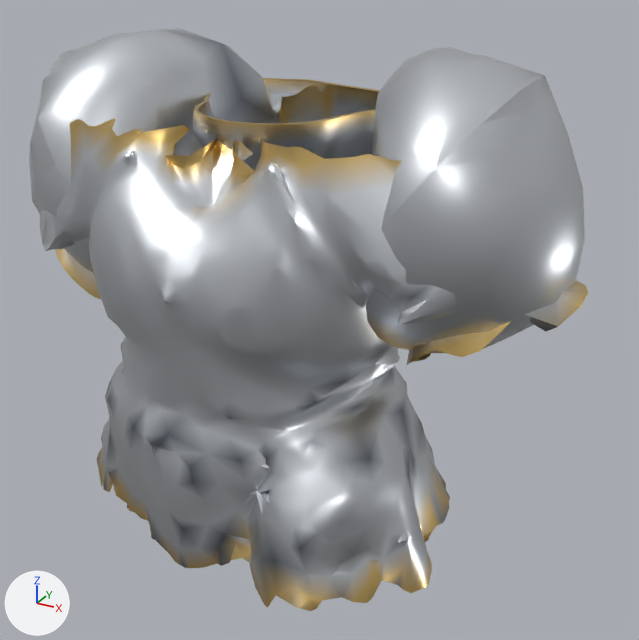
The glTF model assets_src/armor/kargan_1/heavy_b_chest.glb, before and after one commit.
Before and after are seen from a 50 mm lens placed at (0.669, -1.064, 1.841), pointed at (0.074, 0.019, 1.3). The lights are fixed; the arrows at lower left show +X, +Y and +Z. The older version comes first. Vertices at exactly the same position are counted once.

The older version as bpy lines, for what is in view:
```python
me_heavy_b_chest = bpy.data.meshes.new('heavy_b_chest')
me_heavy_b_chest.from_pydata(...)  # 2281 vertices, 4040 faces; spans x -0.463..0.462, y -0.275..0.284, z 0.997..1.705
me_heavy_b_chest.materials.append(mat_metal)
ob_heavy_b_chest = bpy.data.objects.new('heavy_b_chest', me_heavy_b_chest)
ob_heavy_b_chest.location = (0.0, 0.0, 0.0)
```
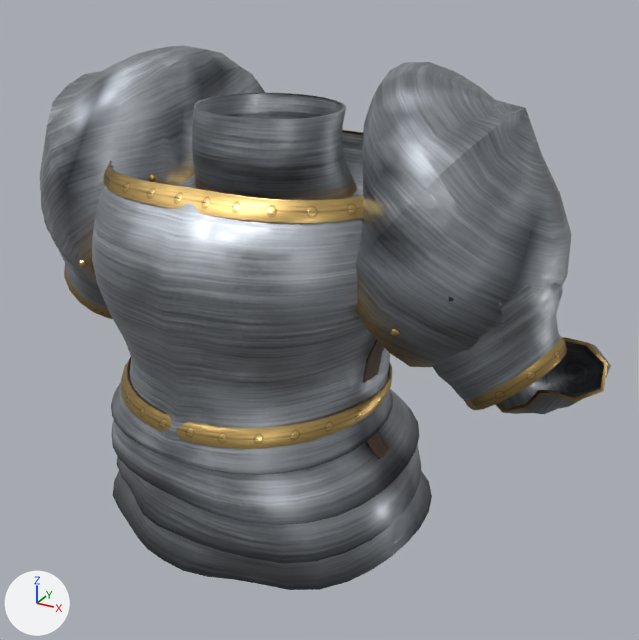
Boxes [x1, y1, x2, y2] around the edits, measured in the pictures (639 x 640 px):
'heavy_b_chest', reshaped, recoloured (7% shorter): before [29, 28, 588, 611]; after [40, 45, 611, 590]
part 1 of me_heavy_b_chest, rebuilt (38% narrower, 13% shorter): before [40, 85, 588, 611]; after [92, 133, 432, 590]
part 2 of me_heavy_b_chest, rebuilt: before [366, 47, 585, 353]; after [356, 62, 572, 367]
part 3 of me_heavy_b_chest, rebuilt (11% narrower): before [29, 28, 282, 273]; after [40, 45, 265, 283]
part 4 of me_heavy_b_chest, rebuilt: before [193, 78, 380, 170]; after [192, 93, 357, 200]
part 5 of me_heavy_b_chest, added: after [44, 130, 611, 459]

Patch to the scene script:
```diff
--- a/assets_src/armor/kargan_1/heavy_b_chest.glb.py
+++ b/assets_src/armor/kargan_1/heavy_b_chest.glb.py
@@ mat_strap @@
+mat_strap = bpy.data.materials.new('strap')
+# uses the picture img_strap_c_png
+# uses the picture img_strap_n_png
+# uses the picture img_strap_orm_png
@@ mat_trim @@
+mat_trim = bpy.data.materials.new('trim')
+# uses the picture img_trim_c_png
+# uses the picture img_trim_n_png
+# uses the picture img_trim_orm_png
@@ mat_steel @@
+mat_steel = bpy.data.materials.new('steel')
+# uses the picture img_steel_c_png
+# uses the picture img_steel_n_png
+# uses the picture img_steel_orm_png
@@ mat_gold @@
+mat_gold = bpy.data.materials.new('gold')
+mat_gold.use_nodes = True; mat_gold.node_tree.nodes.clear()
+_N = mat_gold.node_tree.nodes; _L = mat_gold.node_tree.links
+n0 = _N.new('ShaderNodeBsdfPrincipled'); n0.name = 'Principled BSDF'
+n0.inputs[1].default_value = 1.0  # 'Metallic'
+n0.inputs[2].default_value = 0.3  # 'Roughness'
+n1 = _N.new('ShaderNodeOutputMaterial'); n1.name = 'Material Output'
+n2 = _N.new('ShaderNodeVertexColor'); n2.name = 'Color Attribute'
+_L.new(n0.outputs[0], n1.inputs[0])  # 'BSDF' to 'Surface'
+_L.new(n2.outputs[0], n0.inputs[0])  # 'Color' to 'Base Color'
@@ me_heavy_b_chest @@
-me_heavy_b_chest.from_pydata(...)  # 2281 vertices, 4040 faces; spans x -0.463..0.462, y -0.275..0.284, z 0.997..1.705
-me_heavy_b_chest.materials.append(mat_metal)
+me_heavy_b_chest.from_pydata(...)  # 3000 vertices, 5296 faces; spans x -0.491..0.495, y -0.272..0.281, z 1.0..1.682
+# me_heavy_b_chest part 1: the loose piece of 1819 vertices spanning x -0.463..0.462, y -0.275..0.238, z 0.997..1.617 is rebuilt with 874 vertices and now spans x -0.254..0.267, y -0.272..0.267, z 1.008..1.535, in mat_steel
+# me_heavy_b_chest part 2: the loose piece of 161 vertices spanning x 0.09..0.442, y -0.151..0.251, z 1.28..1.701 is rebuilt with 199 vertices and now spans x 0.096..0.425, y -0.148..0.242, z 1.262..1.682, in mat_steel
+# me_heavy_b_chest part 3: the loose piece of 161 vertices spanning x -0.441..-0.083, y -0.152..0.276, z 1.277..1.705 is rebuilt with 199 vertices and now spans x -0.424..-0.109, y -0.15..0.277, z 1.269..1.681, in mat_steel
+# me_heavy_b_chest part 4: the loose piece of 140 vertices spanning x -0.201..0.193, y -0.098..0.284, z 1.507..1.614 is rebuilt with 256 vertices and now spans x -0.121..0.123, y -0.098..0.127, z 1.497..1.62, in mat_steel
+# me_heavy_b_chest part 5: 1472 vertices added at x -0.491..0.495, y -0.253..0.281, z 1.0..1.601
+me_heavy_b_chest.materials.append(mat_gold)
+me_heavy_b_chest.materials.append(mat_steel)
+me_heavy_b_chest.materials.append(mat_strap)
+me_heavy_b_chest.materials.append(mat_trim)
```
